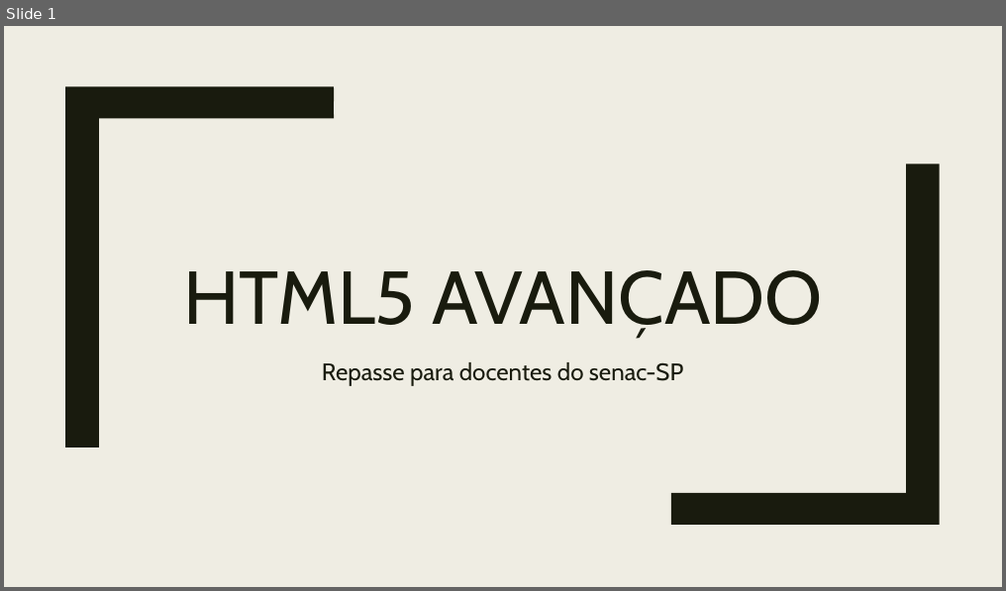
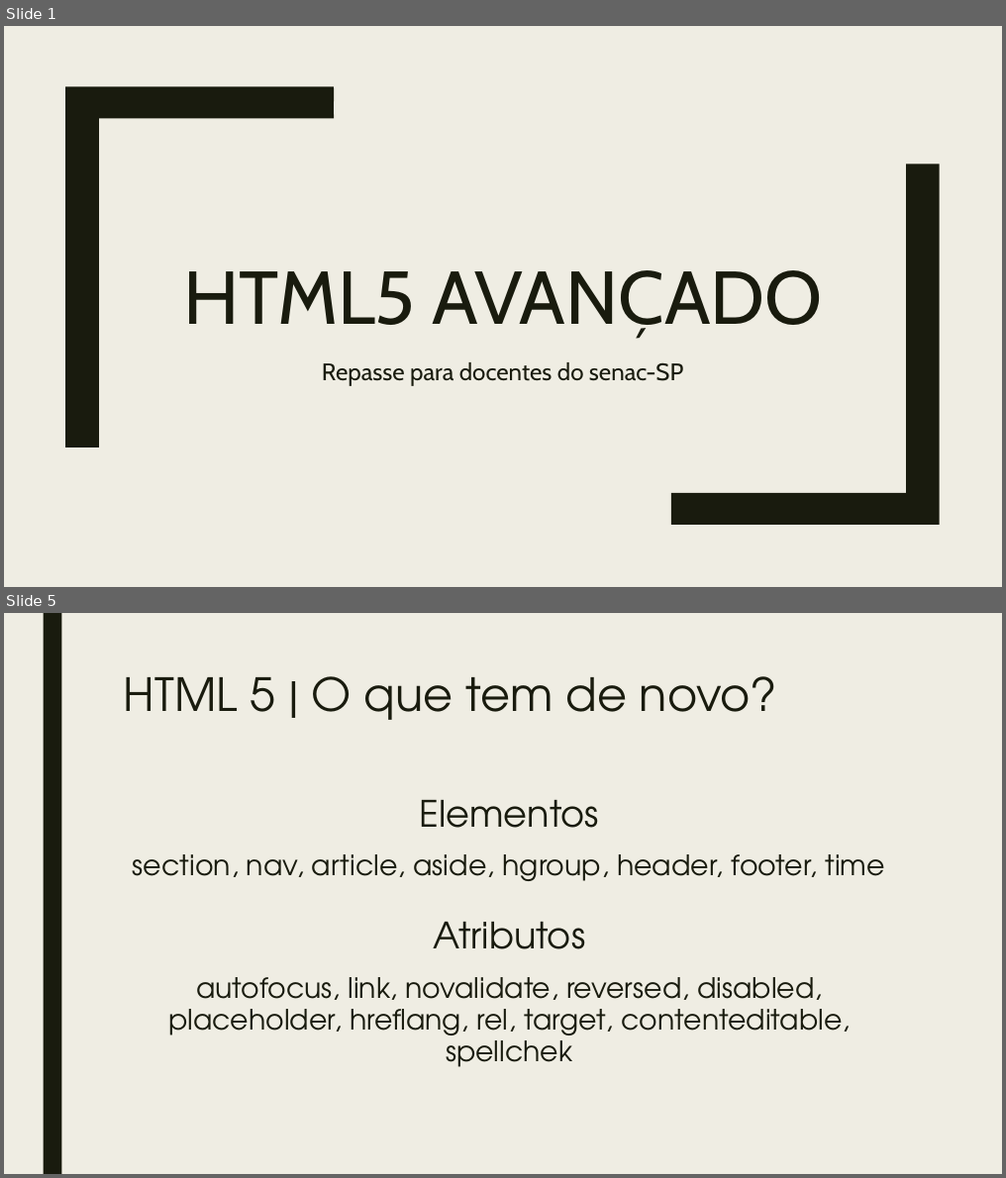
Before and after one commit to rafanonato/html5_avancado, a slide deck: @material/slide_html5.pptx. Shown one above the other, each under a label of ours: slide 1 before the commit, slides 1 and 5 after it; the slides between them are not shown. The pictures are 1006x591 and 1006x1178 pixels, drawn with LibreOffice and Linux fonts; fonts in the diff are those of the drawing. Boxes give left, top, right and bottom in pixels: in the first picture for what was removed or moved away, otherwise in the second. Text is boxed around its words. In the diff, an @@ line names an element or a change of style, - is before the commit and + after.

Commit message:
Curso de HTML5

```diff
--- a/@material/slide_html5.pptx
+++ b/@material/slide_html5.pptx
@@ slide 5 added at <box>4,613,1002,1174</box>, background #EFEDE3 @@
@@ rectangle added at <box>43,613,61,1174</box>, fill #191B0E @@
@@ title added at <box>124,676,777,720</box>, 44 pt, text #191B0E @@
+HTML 5 | O que tem de novo?
@@ text added at <box>419,800,599,828</box>, 35 pt, text #191B0E @@
+Elementos
@@ text added at <box>133,855,886,881</box>, 27.1 pt, text #191B0E @@
+section, nav, article, aside, hgroup, header, footer, time
@@ text added at <box>433,922,585,950</box>, 35 pt, text #191B0E @@
+Atributos
@@ text added at <box>168,977,850,1067</box>, 27 pt, text #191B0E @@
+autofocus, link, novalidate, reversed, disabled, placeholder, hreflang, rel, target, contenteditable, spellchek
```
Also in this commit, not shown: 2 slides changed, 4 other slides added, 1 other file.
